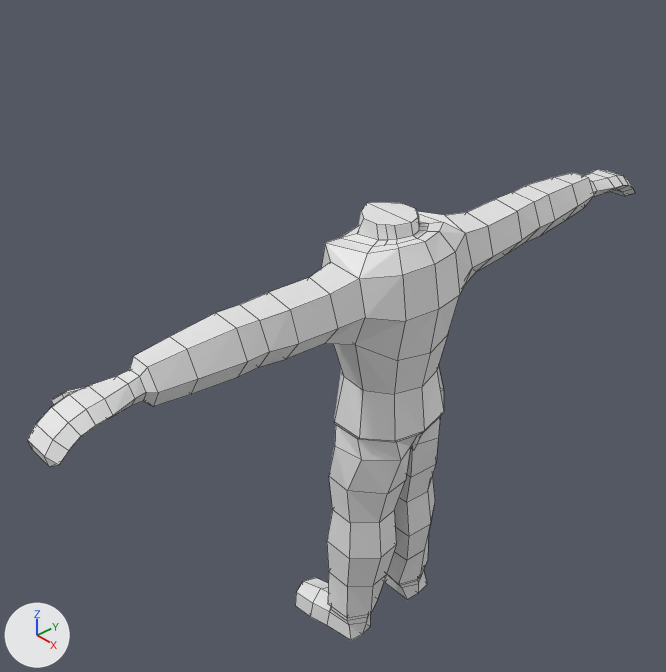
The Blender file Models/MrLaw.blend: old version first, new version second.
Rendered twice from a 50 mm lens placed at (6.3, -6.67, 4.88), pointed at (-0.77, -0.24, -0.91). The axes (+X, +Y, +Z) are drawn at lower left. The lights are the same throughout. Mesh edges are drawn as thin lines.
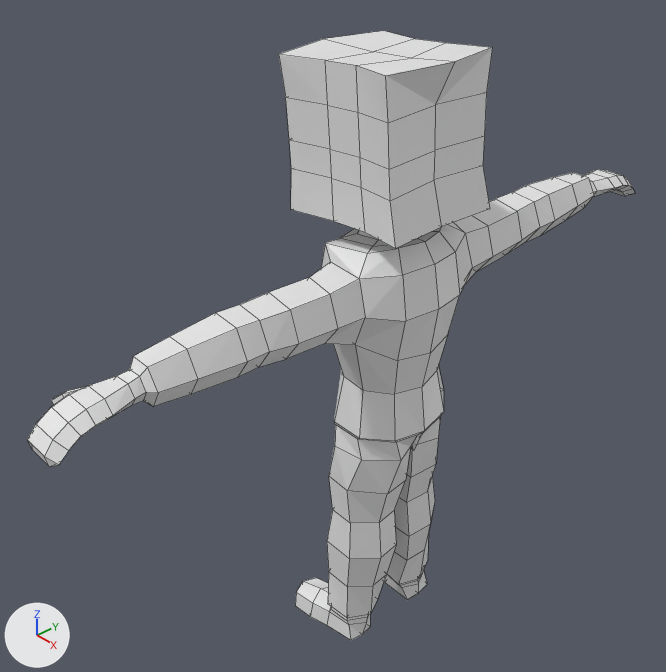
Diff of the bpy script that builds the scene:
```diff
--- a/Models/MrLaw.blend.py
+++ b/Models/MrLaw.blend.py
@@ me_cube_002 @@
 # used by ob_cube; location = (0.0, 0.0, 0.0)
-me_cube_002.from_pydata(...)  # 229 vertices, 221 faces; spans x -0.94..0.66, y 0.0..4.38, z -5.15..0.84
+me_cube_002.from_pydata(...)  # 272 vertices, 259 faces; spans x -1.17..0.67, y 0.0..4.38, z -5.15..2.61
+# me_cube_002 part 1
+# 7 vertices are removed from x -0.48..0.14, y 0.0..0.33, z 0.65..0.84
+# 10 faces are deleted
+# 2 vertices move from x -0.37..0.2, y 0.0..0.19, z 0.83 to x -0.44..0.18, y 0.0, z 0.83..0.84
+# 50 vertices are added at x -1.17..0.67, y 0.0..0.75, z 0.83..2.61
+# 48 new faces join them
```

Changed parts and their boxes (x1, y1, x2, y2) in the pictures (666 x 672 px):
'Cube', reshaped (29% taller): before (27, 169, 635, 640); after (27, 31, 635, 640)
part 1 of me_cube_002, built on: before (357, 202, 443, 253); after (279, 31, 493, 253)
